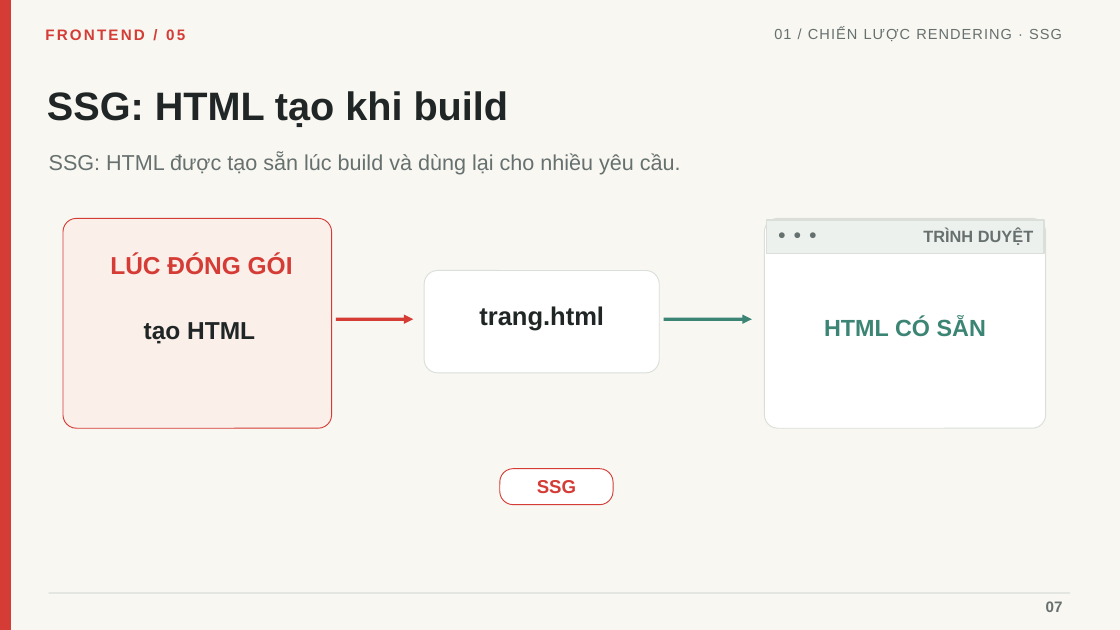
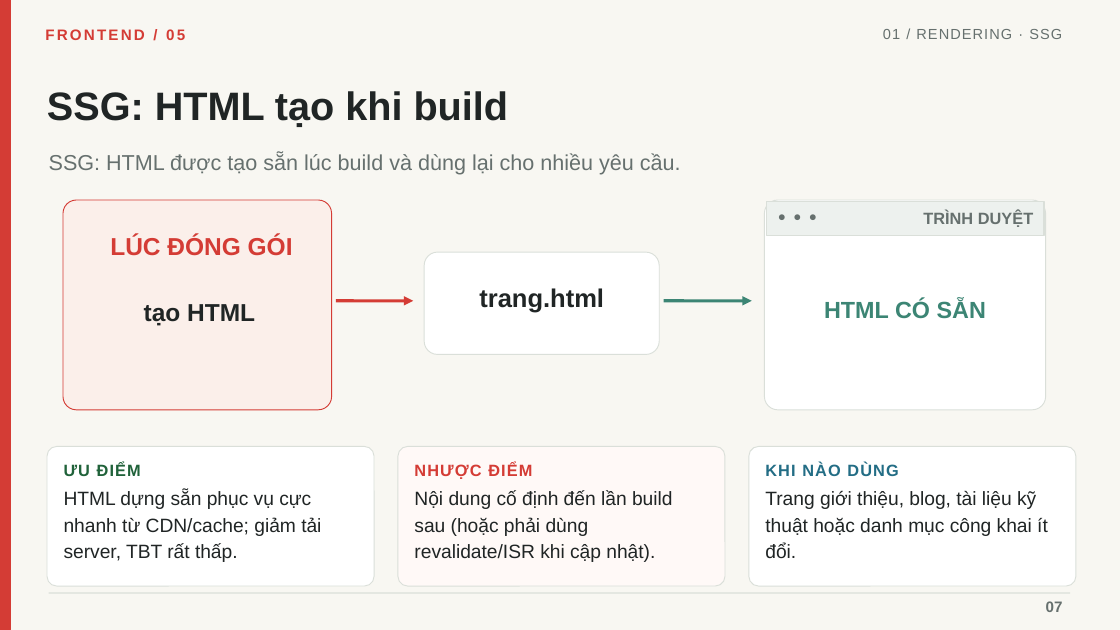
Before and after one commit to linhtn-spec/seminar-nextjs, a slide deck: slide 7 of Seminar_05_Frontend_Roadmap_Tieng_Viet_Da_Chinh_Sua.pptx. Drawn at 1120x630 pixels with LibreOffice and Linux fonts; fonts in the diff are those of the drawing. Boxes give left, top, right and bottom in pixels: in the first picture for what was removed or moved away, otherwise in the second. Text is boxed around its words. In the diff, an @@ line names an element or a change of style, - is before the commit and + after.

```diff
--- a/Seminar_05_Frontend_Roadmap_Tieng_Viet_Da_Chinh_Sua.pptx
+++ b/Seminar_05_Frontend_Roadmap_Tieng_Viet_Da_Chinh_Sua.pptx
@@ text at (883, 29, 1062, 39): text changed @@
-01 / CHIẾN LƯỢC RENDERING · SSG
+01 / RENDERING · SSG
@@ 6 texts, 3 rounded rectangles, 2 arrows, 1 rectangle: place and size @@
-6 texts, 3 rounded rectangles, 2 arrows, 1 rectangle at (63, 218, 1046, 429)
+6 texts, 3 rounded rectangles, 2 arrows, 1 rectangle at (63, 200, 1046, 410)
@@ rounded rectangle added at (47, 446, 374, 586), fill #FFFFFF, outline #DADFD9 0.8 pt @@
@@ rounded rectangle added at (398, 446, 725, 586), fill #FFF9F7, outline #DADFD9 0.8 pt @@
@@ rounded rectangle added at (749, 446, 1076, 586), fill #FFFFFF, outline #DADFD9 0.8 pt @@
@@ text added at (64, 463, 141, 476), 14 pt, text #20623A, bold @@
+ƯU ĐIỂM
@@ text added at (414, 463, 532, 479), 14 pt, text #D43C35, bold @@
+NHƯỢC ĐIỂM
@@ rounded rectangle removed at (500, 469, 613, 505) @@
@@ text added at (765, 463, 898, 476), 14 pt, text #236D85, bold @@
+KHI NÀO DÙNG
@@ text added at (64, 490, 321, 562), 16.5 pt, text #202525 @@
+HTML dựng sẵn phục vụ cực nhanh từ CDN/cache; giảm tải server, TBT rất thấp.
@@ text added at (414, 490, 673, 562), 16.5 pt, text #202525 @@
+Nội dung cố định đến lần build sau (hoặc phải dùng revalidate/ISR khi cập nhật).
@@ text removed at (537, 480, 576, 493) @@
-SSG
@@ text added at (765, 491, 1048, 558), 16.5 pt, text #202525 @@
+Trang giới thiệu, blog, tài liệu kỹ thuật hoặc danh mục công khai ít đổi.
```
Also in this commit, not shown: 19 other slides changed, 8 slides added, 7 slides removed, 25 other files.
